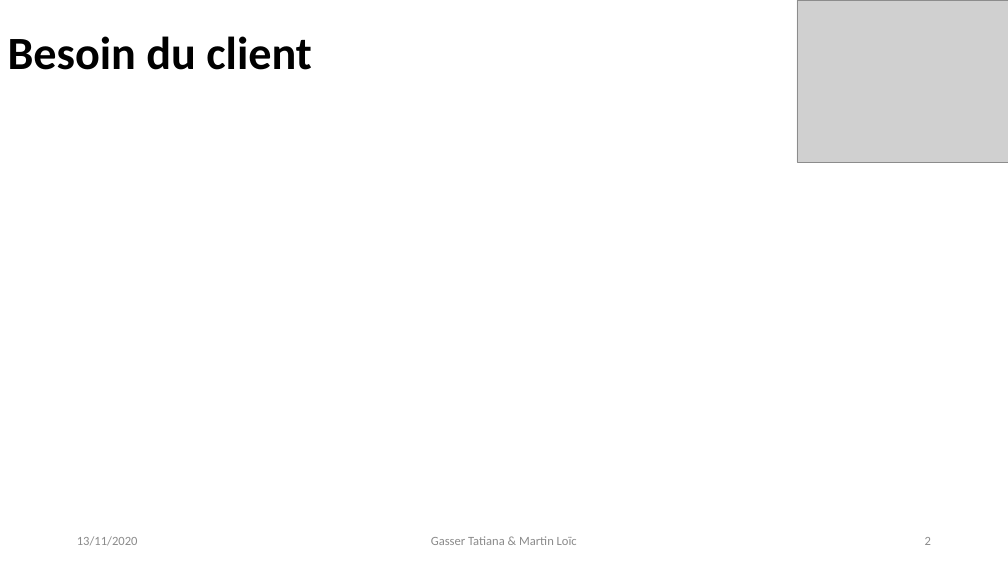
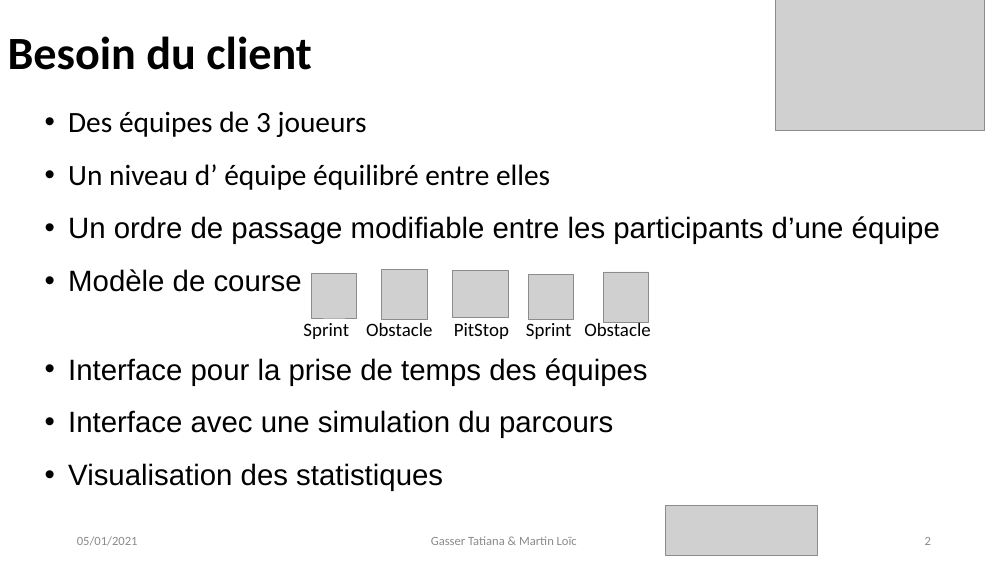
Before and after one commit to gxfab/LO52_A2020, a slide deck: slide 2 of Projet/Docs/Projet_Gasser_Martin.pptx. Drawn at 1008x567 pixels with LibreOffice and Linux fonts; fonts in the diff are those of the drawing; grey boxes stand for pictures. Boxes give left, top, right and bottom in pixels: in the first picture for what was removed or moved away, otherwise in the second. Text is boxed around its words. In the diff, an @@ line names an element or a change of style, - is before the commit and + after.

```diff
--- a/Projet/Docs/Projet_Gasser_Martin.pptx
+++ b/Projet/Docs/Projet_Gasser_Martin.pptx
@@ picture: place and size @@
-picture at <box>797,0,1008,162</box>
+picture at <box>776,0,985,131</box>
@@ text added at <box>68,111,940,491</box>, 28 pt, text #000000 @@
+• Des équipes de 3 joueurs
+• Un niveau d’ équipe équilibré entre elles
+• Un ordre de passage modifiable entre les participants d’une équipe
+• Modèle de course :
+• Interface pour la prise de temps des équipes
+• Interface avec une simulation du parcours
+• Visualisation des statistiques
@@ picture added at <box>312,274,357,318</box> @@
@@ picture added at <box>382,270,427,320</box> @@
@@ picture added at <box>452,271,508,318</box> @@
@@ picture added at <box>529,274,573,320</box> @@
@@ picture added at <box>603,272,649,322</box> @@
@@ text added at <box>303,321,650,339</box>, 18 pt, text #000000 @@
+Sprint Obstacle PitStop Sprint Obstacle
@@ picture added at <box>665,506,817,556</box> @@
@@ text at <box>77,536,138,546</box>: text changed @@
-13/11/2020
+05/01/2021
```
Also in this commit, not shown: 5 other slides changed, 2 slides added, 1 slide removed, 13 other files.
